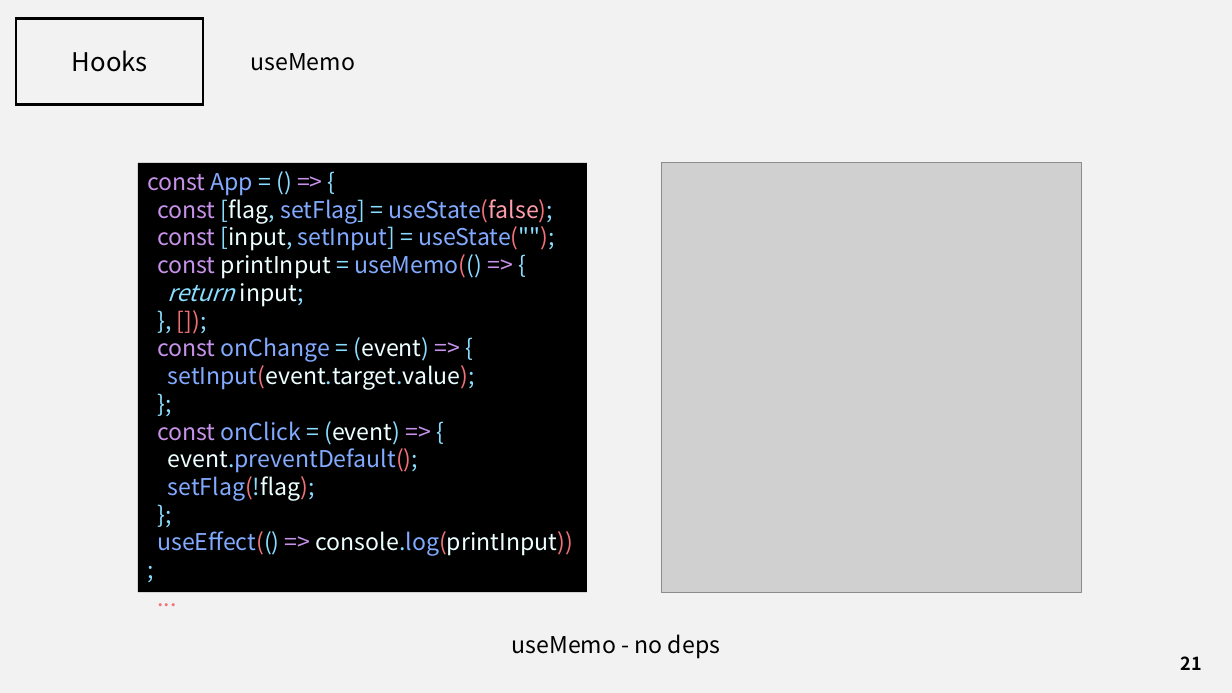
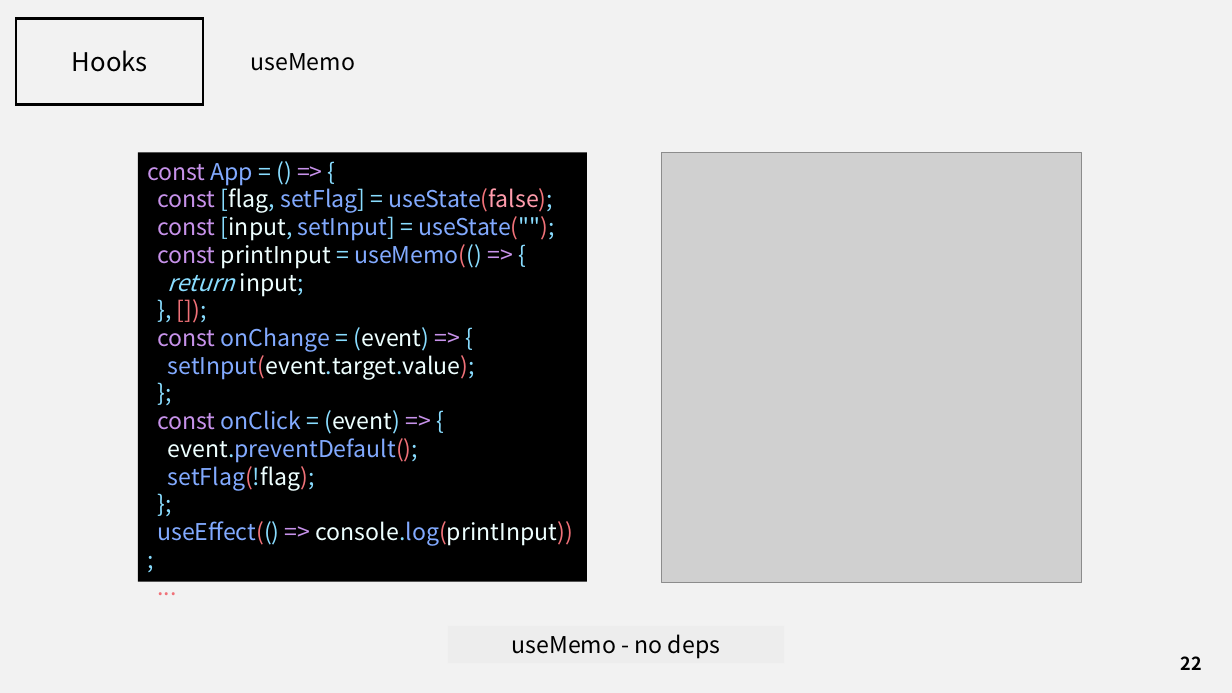
Before and after one commit to J3SUNG/Seminar, a slide deck: slide 22 of 210229_React_Hooks.pptx (slide 21 before the commit). Drawn at 1232x693 pixels with LibreOffice and Linux fonts; fonts in the diff are those of the drawing; grey boxes stand for pictures. Boxes give left, top, right and bottom in pixels: in the first picture for what was removed or moved away, otherwise in the second. Text is boxed around its words. In the diff, an @@ line names an element or a change of style, - is before the commit and + after.

```diff
--- a/210229_React_Hooks.pptx
+++ b/210229_React_Hooks.pptx
@@ rectangle "const App = () => ..." moved from (x1=138, y1=163, x2=587, y2=592) to (x1=138, y1=152, x2=587, y2=581) @@
@@ picture moved from (x1=661, y1=163, x2=1081, y2=592) to (x1=661, y1=152, x2=1081, y2=582) @@
@@ page number at (x1=1181, y1=656, x2=1202, y2=670): text changed @@
-21
+22
```
Also in this commit, not shown: 20 other slides changed, 1 slide added, 1 other file.
